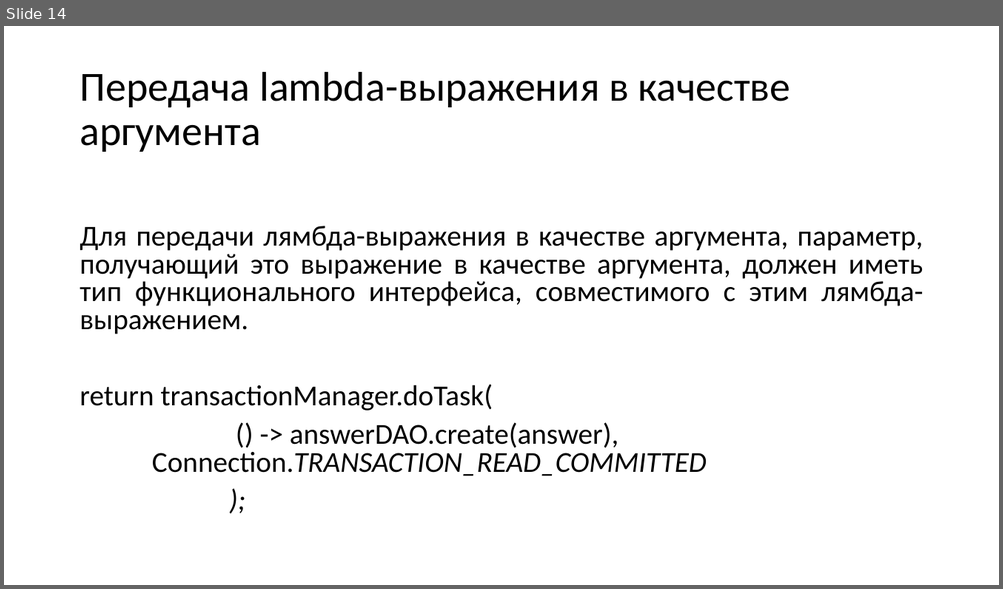
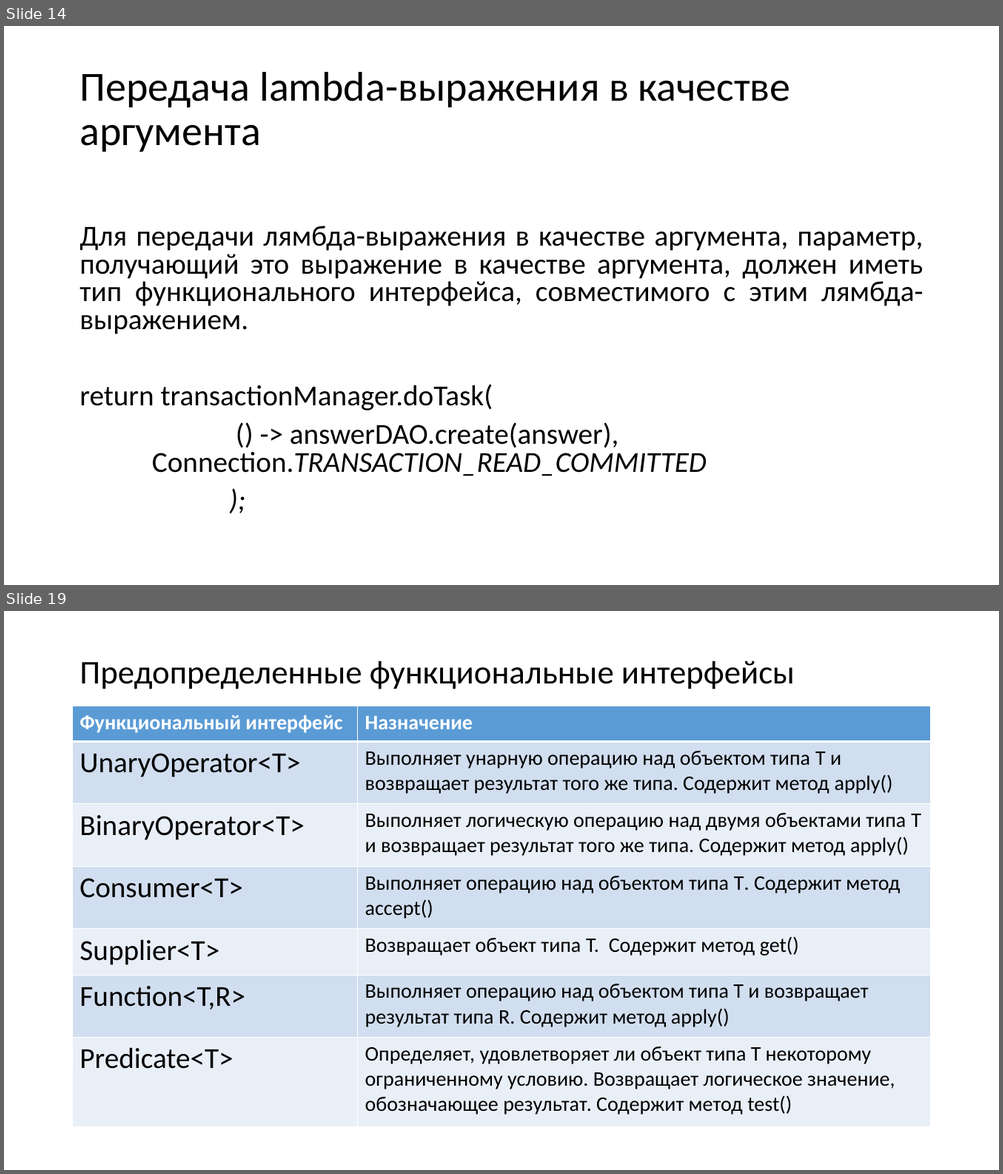
Before and after one commit to infostroytraining/tasks, a slide deck: presentations/java8.pptx. Shown one above the other, each under a label of ours: slide 14 before the commit, slides 14 and 19 after it; the slides between them are not shown. The pictures are 1003x589 and 1003x1174 pixels, drawn with LibreOffice and Linux fonts; fonts in the diff are those of the drawing. Boxes give left, top, right and bottom in pixels: in the first picture for what was removed or moved away, otherwise in the second. Text is boxed around its words. In the diff, an @@ line names an element or a change of style, - is before the commit and + after.

```diff
--- a/presentations/java8.pptx
+++ b/presentations/java8.pptx
@@ slide 19 added at [4,611,999,1170], background #FFFFFF @@
@@ title added at [79,661,794,689], 32 pt, text #000000 @@
+Предопределенные функциональные интерфейсы
@@ table added at [73,706,930,1128], 7 rows, 2 columns @@
+Функциональный интерфейс | Назначение
+UnaryOperator<T> | Выполняет унарную операцию над объектом типа T и возвращает результат того же типа. Содержит метод apply()
+BinaryOperator<T> | Выполняет логическую операцию над двумя объектами типа T и возвращает результат того же типа. Содержит метод apply()
+Consumer<T> | Выполняет операцию над объектом типа T. Содержит метод accept()
+Supplier<T> | Возвращает объект типа T. Содержит метод get()
+Function<T,R> | Выполняет операцию над объектом типа Т и возвращает результат типа R. Содержит метод apply()
+Predicate<T> | Определяет, удовлетворяет ли объект типа Т некоторому ограниченному условию. Возвращает логическое значение, обозначающее результат. Содержит метод test()
```
Also in this commit, not shown: 7 slides changed, 8 other slides added.
